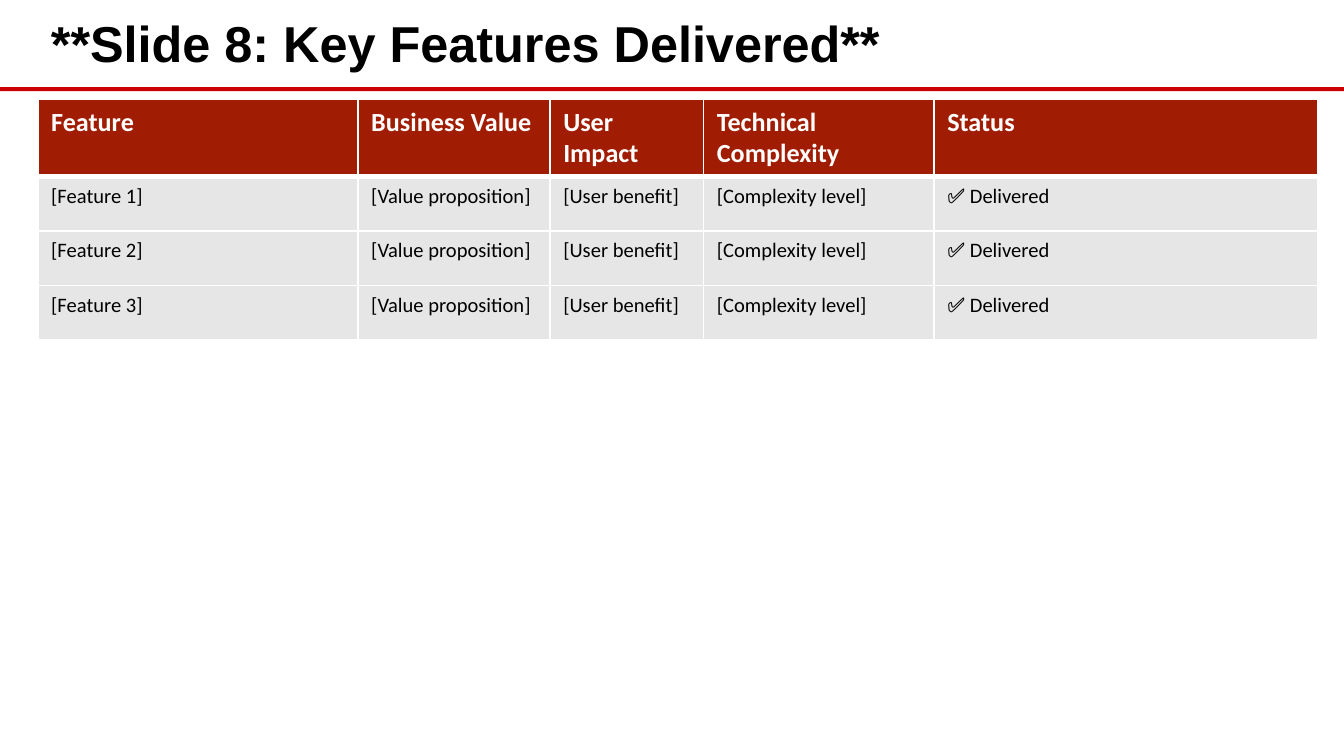
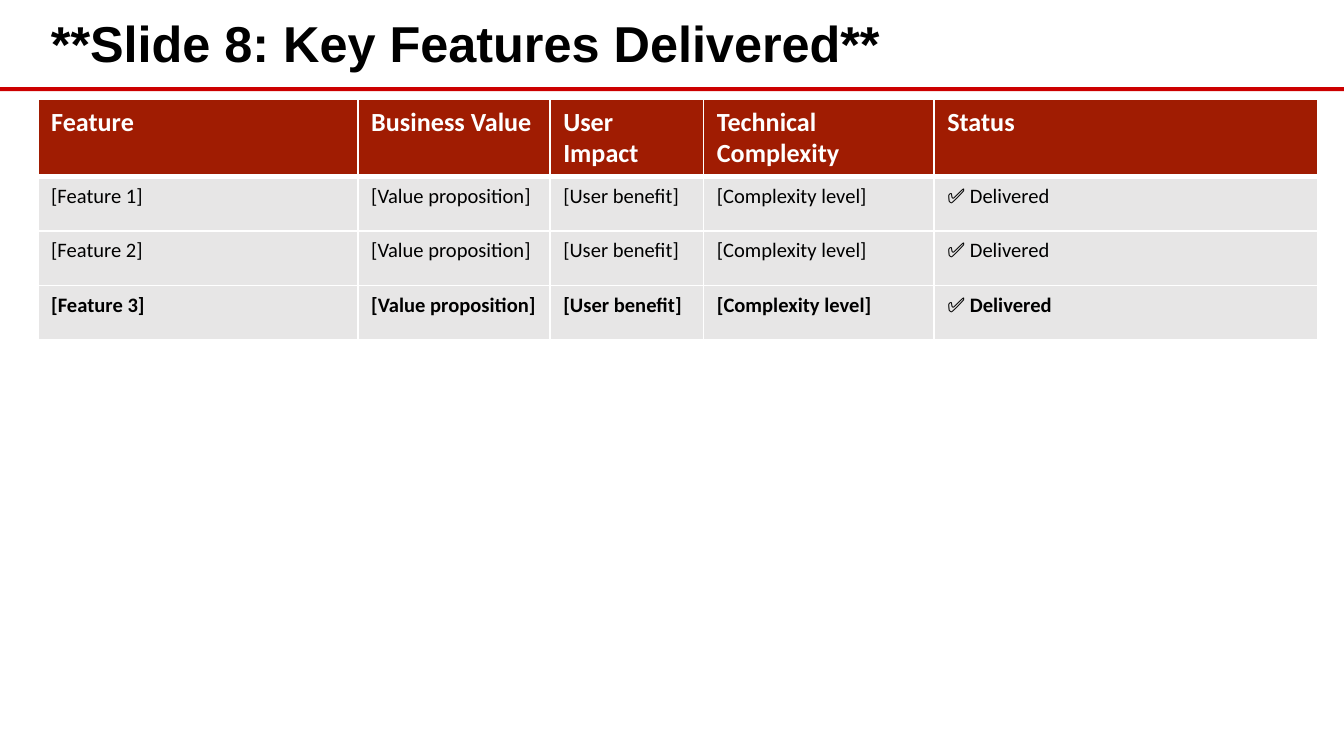
Before and after one commit to eoframework/solutions, a slide deck: slide 8 of solution-template/sample-provider/sample-category/sample-solution/delivery/closeout-presentation.pptx. Drawn at 1344x756 pixels with LibreOffice and Linux fonts; fonts in the diff are those of the drawing; background and template pictures are left out. Boxes give left, top, right and bottom in pixels: in the first picture for what was removed or moved away, otherwise in the second. Text is boxed around its words. In the diff, an @@ line names an element or a change of style, - is before the commit and + after.

```diff
--- a/solution-template/sample-provider/sample-category/sample-solution/delivery/closeout-presentation.pptx
+++ b/solution-template/sample-provider/sample-category/sample-solution/delivery/closeout-presentation.pptx
@@ table at box(38, 99, 1317, 320) @@
@@ bold on in "[Feature 3]", "[Value proposition]", "[User benefit]", "[Complexity level]" and 1 more places @@
```
Also in this commit, not shown: 5 other slides changed, 16 other files.
